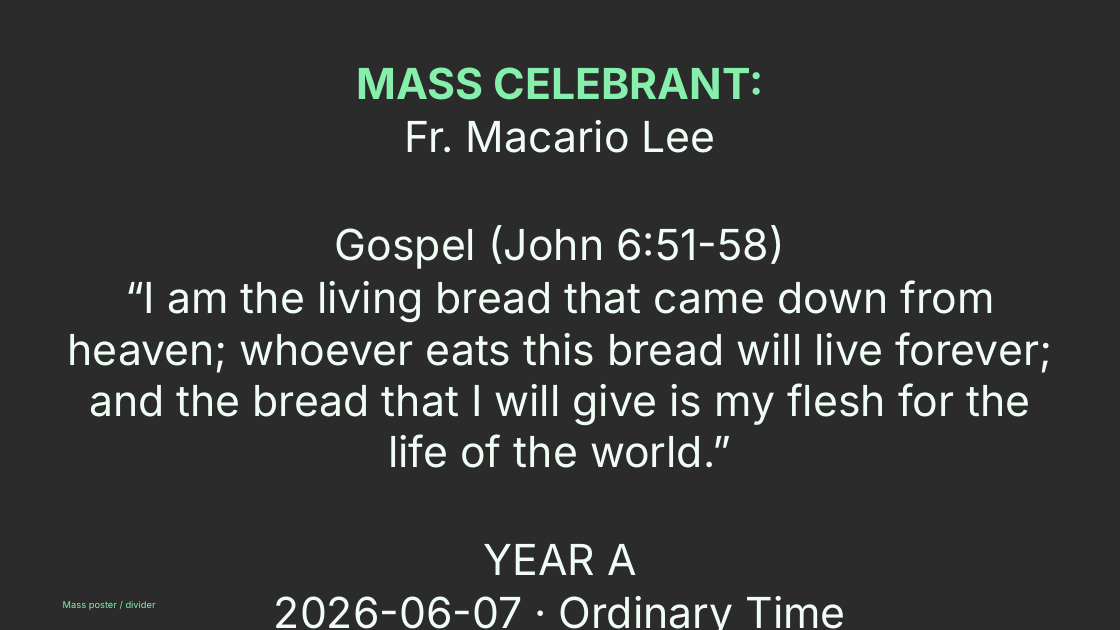
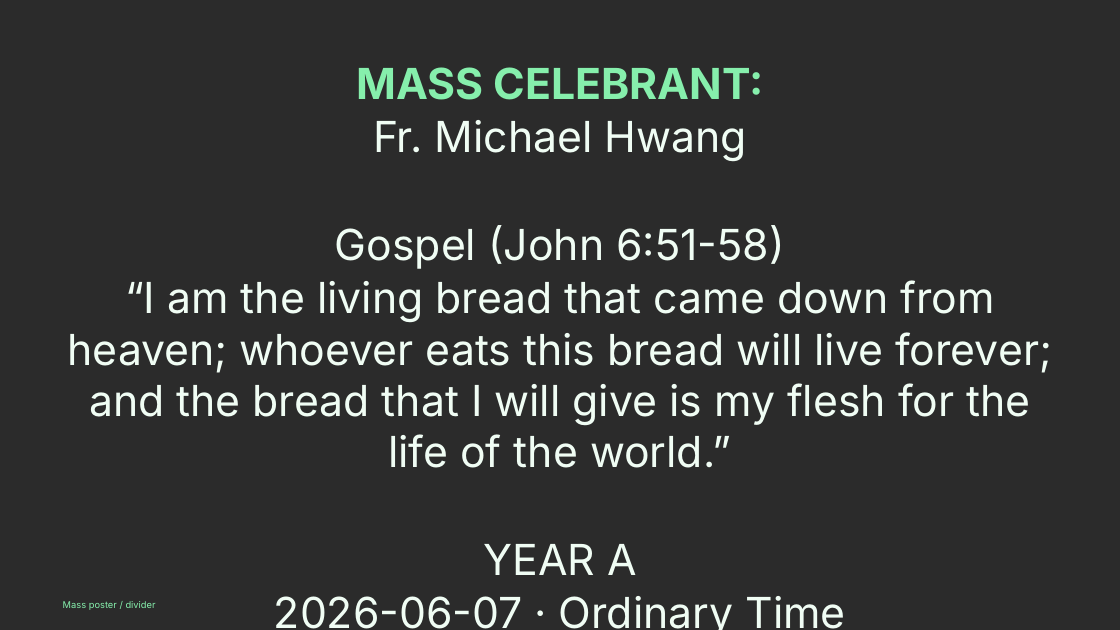
Before and after one commit to divinogabriel9/verbum, a slide deck: slide 86 of outputs/GFCC7Jun2026_OrdinaryTime.pptx. Drawn at 1120x630 pixels with LibreOffice and Linux fonts; fonts in the diff are those of the drawing; background and template pictures are left out; a plain dark background stands for a picture behind light text. Boxes give left, top, right and bottom in pixels: in the first picture for what was removed or moved away, otherwise in the second. Text is boxed around its words. In the diff, an @@ line names an element or a change of style, - is before the commit and + after.

```diff
--- a/outputs/GFCC7Jun2026_OrdinaryTime.pptx
+++ b/outputs/GFCC7Jun2026_OrdinaryTime.pptx
@@ text at (373,120,747,162): text changed @@
-Fr. Macario Lee
+Fr. Michael Hwang
```
Also in this commit, not shown: 8 other slides changed, 11 slides added, 11 slides removed, 10 other files.
